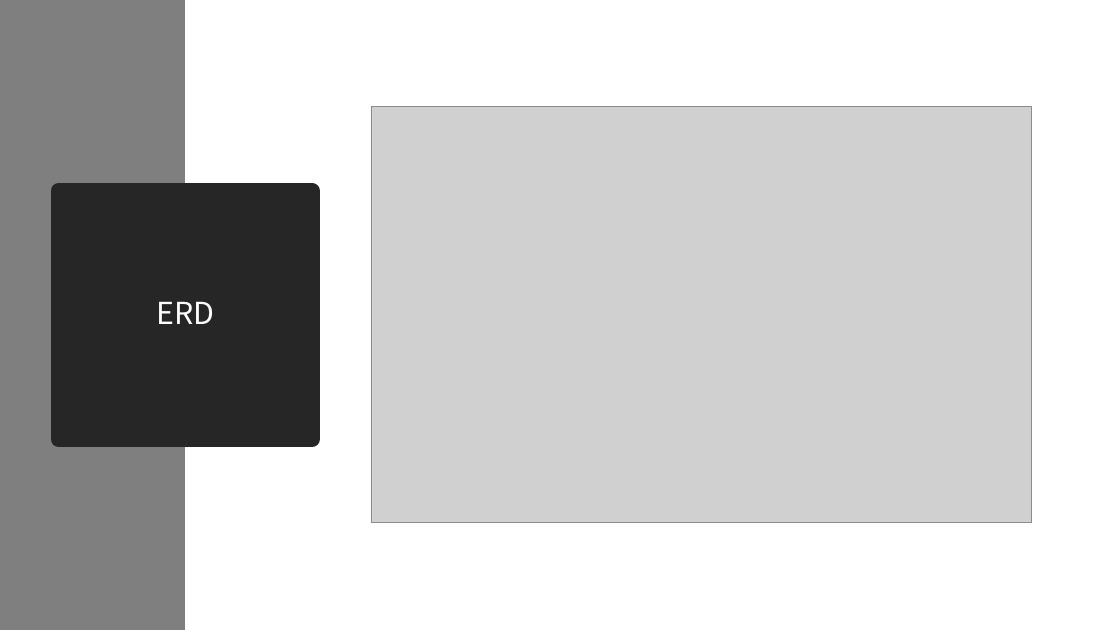
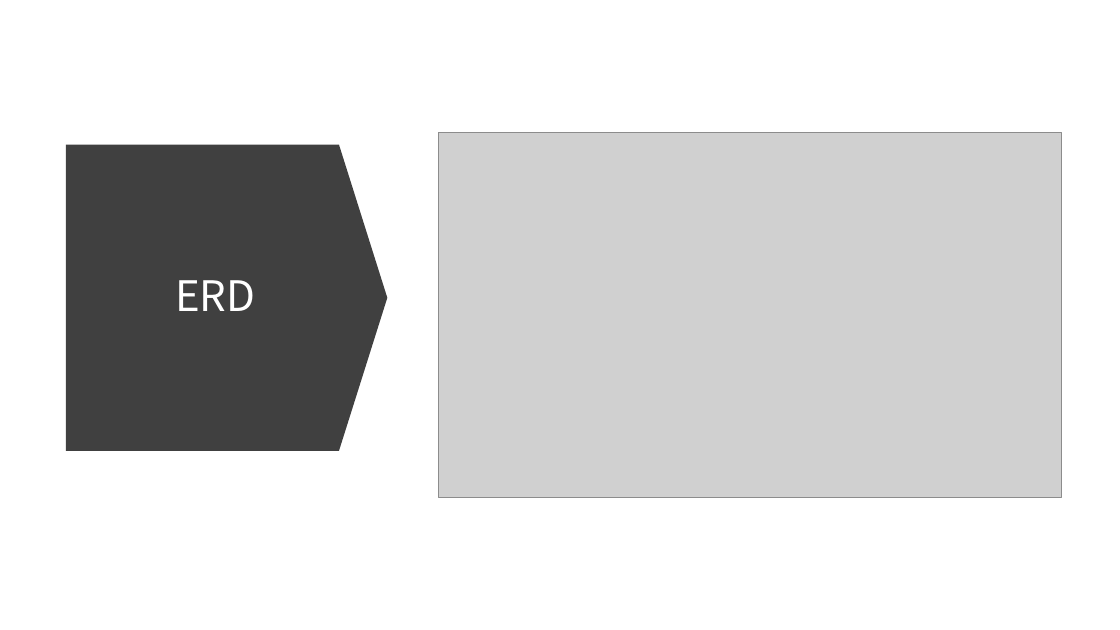
Before and after one commit to Fei-D20/The_Autocamper_rental_business, a slide deck: slide 4 of Document/Presentation.pptx. Drawn at 1120x630 pixels with LibreOffice and Linux fonts; fonts in the diff are those of the drawing; grey boxes stand for pictures. Boxes give left, top, right and bottom in pixels: in the first picture for what was removed or moved away, otherwise in the second. Text is boxed around its words. In the diff, an @@ line names an element or a change of style, - is before the commit and + after.

Commit message:
Presentation

```diff
--- a/Document/Presentation.pptx
+++ b/Document/Presentation.pptx
@@ rectangle removed at <box>0,0,185,630</box> @@
@@ down arrow added at <box>66,145,388,451</box>, fill #404040 @@
@@ picture: place and size @@
-picture at <box>371,107,1032,523</box>
+picture at <box>439,133,1062,497</box>
@@ title "ERD": place and size @@
-title "ERD" at <box>59,191,312,439</box>
+title "ERD" at <box>94,181,336,415</box>
@@ title "ERD" at <box>94,181,336,415</box>: size 26 to 36 pt; fill #262626 to none; outline #262626 13.75 pt to none @@
```
Also in this commit, not shown: 1 slide removed.
